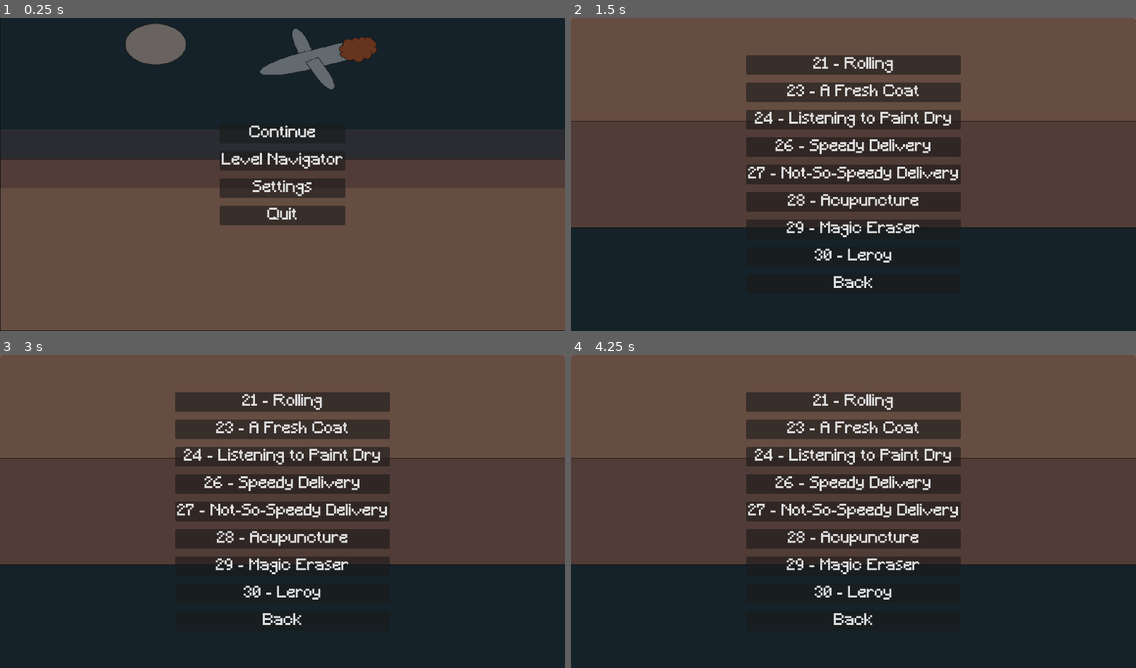
Above: before the commit, frames 1-4 (two rows, left to right).
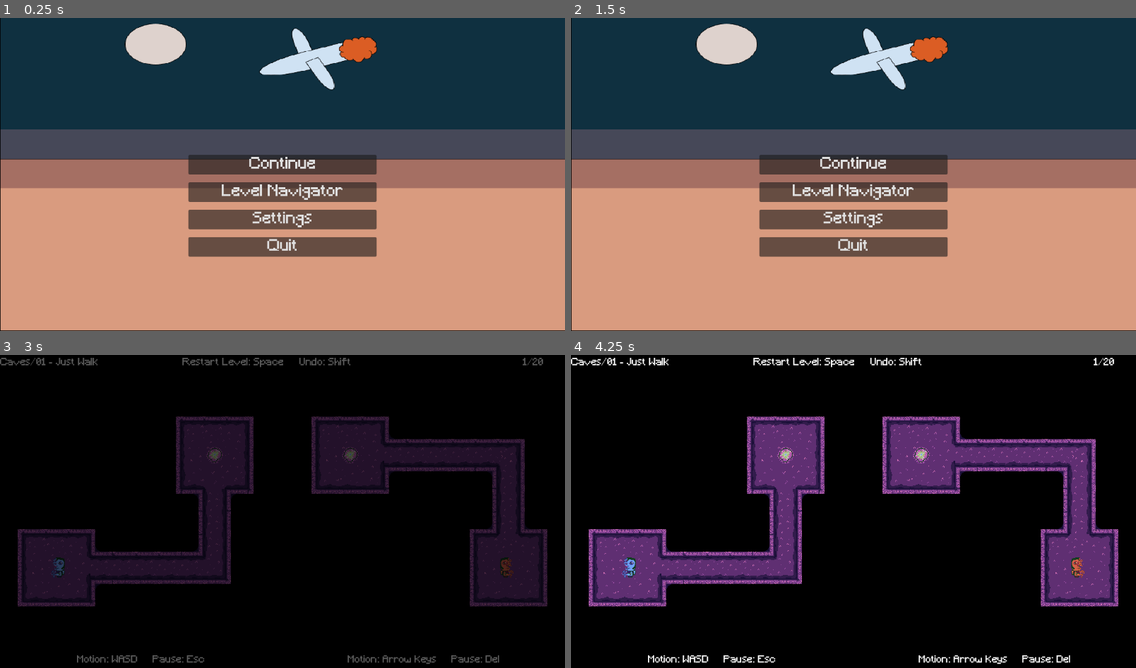
Above: after the commit, the same moments.

Repository: whitsettbe/kcol-f26-gamedevproj-cb
Game: Godot game, scene res://UI/scenes/main_menu.tscn
Two runs of this game, one before a commit and one after it. Both use one fixed random seed, a clock stepped at 60 frames per second and the inputs below.
Inputs (mouse positions are in pixels of both pictures, inside the frame that each line leads up to):
- Up to frame 1 (0.25 s): no input
- Up to frame 2 (1.5 s): click "Level Navigator" at 0.5 s; click "Settings" at 1.25 s
- Up to frame 3 (3 s): click (282, 470) at 2 s, where only the run before the commit has a clickable "Caves"; click (282, 498) at 2.75 s, where only the run before the commit has a clickable "Ruins"
- Up to frame 4 (4.25 s): click (853, 524) at 3.5 s, where only the run before the commit has a clickable "Bog"

The runs differ from the first frame. In frame 1, 62% of the frame differs, in the area x 0-100%, y 1-100%; in frame 2, 98%; in frame 3, 93%; in frame 4, 99%, in the area x 0-100%, y 0-100%.

Commit message:
Remove panel containers and add decent margins.

Diff:
--- a/TornAsunder/UI/scenes/audio.tscn
+++ b/TornAsunder/UI/scenes/audio.tscn
@@ -16,18 +16,17 @@
 texture = ExtResource("2_bwtr5")
 expand_mode = 1
 
-[node name="PanelContainer" type="PanelContainer" parent="." unique_id=824639251]
-offset_right = 1152.0
-offset_bottom = 640.0
-
-[node name="Button_manager" type="VBoxContainer" parent="PanelContainer" unique_id=1853731434]
-layout_mode = 2
+[node name="Button_manager" type="VBoxContainer" parent="." unique_id=1853731434]
+offset_left = 384.0
+offset_top = 128.0
+offset_right = 768.0
+offset_bottom = 512.0
 size_flags_horizontal = 4
 size_flags_vertical = 4
 theme_override_constants/separation = 16
 alignment = 1
 
-[node name="Master Volume" type="Label" parent="PanelContainer/Button_manager" unique_id=771175153]
+[node name="Master Volume" type="Label" parent="Button_manager" unique_id=771175153]
 layout_mode = 2
 theme_override_fonts/font = ExtResource("3_86jf4")
 theme_override_font_sizes/font_size = 32
@@ -35,11 +34,11 @@
 horizontal_alignment = 1
 vertical_alignment = 1
 
-[node name="Master Slider" parent="PanelContainer/Button_manager" unique_id=1100189886 instance=ExtResource("3_dsgt3")]
+[node name="Master Slider" parent="Button_manager" unique_id=1100189886 instance=ExtResource("3_dsgt3")]
 layout_mode = 2
 bus_name = "Master"
 
-[node name="Music Volume" type="Label" parent="PanelContainer/Button_manager" unique_id=1346411971]
+[node name="Music Volume" type="Label" parent="Button_manager" unique_id=1346411971]
 layout_mode = 2
 theme_override_fonts/font = ExtResource("3_86jf4")
 theme_override_font_sizes/font_size = 32
@@ -47,11 +46,11 @@
 horizontal_alignment = 1
 vertical_alignment = 1
 
-[node name="Music Slider" parent="PanelContainer/Button_manager" unique_id=348178138 instance=ExtResource("3_dsgt3")]
+[node name="Music Slider" parent="Button_manager" unique_id=348178138 instance=ExtResource("3_dsgt3")]
 layout_mode = 2
 bus_name = "Music"
 
-[node name="Sound Effect Volume" type="Label" parent="PanelContainer/Button_manager" unique_id=210345723]
+[node name="Sound Effect Volume" type="Label" parent="Button_manager" unique_id=210345723]
 layout_mode = 2
 theme_override_fonts/font = ExtResource("3_86jf4")
 theme_override_font_sizes/font_size = 32
@@ -59,14 +58,14 @@
 horizontal_alignment = 1
 vertical_alignment = 1
 
-[node name="Sound Effect Slider" parent="PanelContainer/Button_manager" unique_id=473648538 instance=ExtResource("3_dsgt3")]
+[node name="Sound Effect Slider" parent="Button_manager" unique_id=473648538 instance=ExtResource("3_dsgt3")]
 layout_mode = 2
 bus_name = "SFX"
 
-[node name="Back" type="Button" parent="PanelContainer/Button_manager" unique_id=475274310]
+[node name="Back" type="Button" parent="Button_manager" unique_id=475274310]
 layout_mode = 2
 theme_override_fonts/font = ExtResource("3_86jf4")
 theme_override_font_sizes/font_size = 32
 text = "Back"
 
-[connection signal="pressed" from="PanelContainer/Button_manager/Back" to="." method="_on_back_pressed"]
+[connection signal="pressed" from="Button_manager/Back" to="." method="_on_back_pressed"]
--- a/TornAsunder/UI/scenes/bog_navigator.tscn
+++ b/TornAsunder/UI/scenes/bog_navigator.tscn
@@ -16,22 +16,21 @@
 texture = ExtResource("1_dyvns")
 expand_mode = 1
 
-[node name="PanelContainer" type="PanelContainer" parent="." unique_id=923284997]
-offset_right = 1152.0
-offset_bottom = 640.0
-
-[node name="PlaygroundVbox" type="VBoxContainer" parent="PanelContainer" unique_id=57988917]
-layout_mode = 2
+[node name="PlaygroundVbox" type="VBoxContainer" parent="." unique_id=57988917]
+offset_left = 320.0
+offset_top = 64.0
+offset_right = 832.0
+offset_bottom = 576.0
 size_flags_horizontal = 4
 size_flags_vertical = 4
 theme_override_constants/separation = 16
 alignment = 1
 script = ExtResource("2_wdre1")
 
-[node name="Back" type="Button" parent="PanelContainer/PlaygroundVbox" unique_id=699390808]
+[node name="Back" type="Button" parent="PlaygroundVbox" unique_id=699390808]
 layout_mode = 2
 theme_override_fonts/font = ExtResource("4_cpt5u")
 theme_override_font_sizes/font_size = 32
 text = "Back"
 
-[connection signal="pressed" from="PanelContainer/PlaygroundVbox/Back" to="." method="_on_back_pressed"]
+[connection signal="pressed" from="PlaygroundVbox/Back" to="." method="_on_back_pressed"]
--- a/TornAsunder/UI/scenes/caves_navigator.tscn
+++ b/TornAsunder/UI/scenes/caves_navigator.tscn
@@ -16,22 +16,21 @@
 texture = ExtResource("2_uobnm")
 expand_mode = 1
 
-[node name="PanelContainer" type="PanelContainer" parent="." unique_id=335295732]
-offset_right = 1152.0
-offset_bottom = 640.0
-
-[node name="CavesVbox" type="VBoxContainer" parent="PanelContainer" unique_id=1266873305]
-layout_mode = 2
+[node name="CavesVbox" type="VBoxContainer" parent="." unique_id=1266873305]
+offset_left = 320.0
+offset_top = 64.0
+offset_right = 832.0
+offset_bottom = 576.0
 size_flags_horizontal = 4
 size_flags_vertical = 4
 theme_override_constants/separation = 16
 alignment = 1
 script = ExtResource("2_va5dg")
 
-[node name="Back" type="Button" parent="PanelContainer/CavesVbox" unique_id=731831224]
+[node name="Back" type="Button" parent="CavesVbox" unique_id=731831224]
 layout_mode = 2
 theme_override_fonts/font = ExtResource("4_ai74d")
 theme_override_font_sizes/font_size = 32
 text = "Back"
 
-[connection signal="pressed" from="PanelContainer/CavesVbox/Back" to="." method="_on_back_pressed"]
+[connection signal="pressed" from="CavesVbox/Back" to="." method="_on_back_pressed"]
--- a/TornAsunder/UI/scenes/layer_navigator.tscn
+++ b/TornAsunder/UI/scenes/layer_navigator.tscn
@@ -19,45 +19,42 @@
 texture = ExtResource("2_8dti4")
 expand_mode = 1
 
-[node name="PanelContainer" type="PanelContainer" parent="." unique_id=1417490593]
-offset_left = -8.0
-offset_top = -8.0
-offset_right = 1160.0
-offset_bottom = 648.0
-
-[node name="Button_manager" type="VBoxContainer" parent="PanelContainer" unique_id=1393864001]
-layout_mode = 2
+[node name="Button_manager" type="VBoxContainer" parent="." unique_id=1393864001]
+offset_left = 448.0
+offset_top = 192.0
+offset_right = 704.0
+offset_bottom = 448.0
 size_flags_horizontal = 4
 size_flags_vertical = 4
 theme_override_constants/separation = 16
 alignment = 1
 
-[node name="Playgrounds" type="Button" parent="PanelContainer/Button_manager" unique_id=222210046]
+[node name="Playgrounds" type="Button" parent="Button_manager" unique_id=222210046]
 visible = false
 layout_mode = 2
 theme_override_fonts/font = ExtResource("3_55ivg")
 theme_override_font_sizes/font_size = 32
 text = "Playgrounds"
 
-[node name="Caves" type="Button" parent="PanelContainer/Button_manager" unique_id=1789523028]
+[node name="Caves" type="Button" parent="Button_manager" unique_id=1789523028]
 layout_mode = 2
 theme_override_fonts/font = ExtResource("3_55ivg")
 theme_override_font_sizes/font_size = 32
 text = "Caves"
 
-[node name="Ruins" type="Button" parent="PanelContainer/Button_manager" unique_id=279887556]
+[node name="Ruins" type="Button" parent="Button_manager" unique_id=279887556]
 layout_mode = 2
 theme_override_fonts/font = ExtResource("3_55ivg")
 theme_override_font_sizes/font_size = 32
 text = "Ruins"
 
-[node name="Bog" type="Button" parent="PanelContainer/Button_manager" unique_id=891304519]
+[node name="Bog" type="Button" parent="Button_manager" unique_id=891304519]
 layout_mode = 2
 theme_override_fonts/font = ExtResource("3_55ivg")
 theme_override_font_sizes/font_size = 32
 text = "Bog"
 
-[node name="Back" type="Button" parent="PanelContainer/Button_manager" unique_id=1458775140]
+[node name="Back" type="Button" parent="Button_manager" unique_id=1458775140]
 layout_mode = 2
 theme_override_fonts/font = ExtResource("3_55ivg")
 theme_override_font_sizes/font_size = 32
@@ -75,8 +72,8 @@
 [node name="Bog Navigator" parent="." unique_id=1562576995 instance=ExtResource("6_55ivg")]
 visible = false
 
-[connection signal="pressed" from="PanelContainer/Button_manager/Playgrounds" to="playground_navigator" method="open"]
-[connection signal="pressed" from="PanelContainer/Button_manager/Caves" to="Caves Navigator" method="open"]
-[connection signal="pressed" from="PanelContainer/Button_manager/Ruins" to="Ruins Navigator" method="open"]
-[connection signal="pressed" from="PanelContainer/Button_manager/Bog" to="Bog Navigator" method="open"]
-[connection signal="pressed" from="PanelContainer/Button_manager/Back" to="." method="_on_back_pressed"]
+[connection signal="pressed" from="Button_manager/Playgrounds" to="playground_navigator" method="open"]
+[connection signal="pressed" from="Button_manager/Caves" to="Caves Navigator" method="open"]
+[connection signal="pressed" from="Button_manager/Ruins" to="Ruins Navigator" method="open"]
+[connection signal="pressed" from="Button_manager/Bog" to="Bog Navigator" method="open"]
+[connection signal="pressed" from="Button_manager/Back" to="." method="_on_back_pressed"]
--- a/TornAsunder/UI/scenes/main_menu.tscn
+++ b/TornAsunder/UI/scenes/main_menu.tscn
@@ -29,37 +29,37 @@
 texture = ExtResource("2_eslsf")
 expand_mode = 1
 
-[node name="PanelContainer" type="PanelContainer" parent="." unique_id=1725492098]
-offset_right = 1152.0
-offset_bottom = 640.0
-
-[node name="Button_manager" type="VBoxContainer" parent="PanelContainer" unique_id=1862597158]
-layout_mode = 2
+[node name="Button_manager" type="VBoxContainer" parent="TextureRect" unique_id=1862597158]
+layout_mode = 0
+offset_left = 384.0
+offset_top = 256.0
+offset_right = 768.0
+offset_bottom = 512.0
 size_flags_horizontal = 4
 size_flags_vertical = 4
 theme_override_constants/separation = 16
 alignment = 1
 script = SubResource("GDScript_bqqt6")
 
-[node name="Continue" type="Button" parent="PanelContainer/Button_manager" unique_id=1111363939]
+[node name="Continue" type="Button" parent="TextureRect/Button_manager" unique_id=1111363939]
 layout_mode = 2
 theme_override_fonts/font = ExtResource("3_6qo3m")
 theme_override_font_sizes/font_size = 32
 text = "Continue"
 
-[node name="Level Navigator" type="Button" parent="PanelContainer/Button_manager" unique_id=1700296141]
+[node name="Level Navigator" type="Button" parent="TextureRect/Button_manager" unique_id=1700296141]
 layout_mode = 2
 theme_override_fonts/font = ExtResource("3_6qo3m")
 theme_override_font_sizes/font_size = 32
 text = "Level Navigator"
 
-[node name="Settings" type="Button" parent="PanelContainer/Button_manager" unique_id=253402286]
+[node name="Settings" type="Button" parent="TextureRect/Button_manager" unique_id=253402286]
 layout_mode = 2
 theme_override_fonts/font = ExtResource("3_6qo3m")
 theme_override_font_sizes/font_size = 32
 text = "Settings"
 
-[node name="Quit" type="Button" parent="PanelContainer/Button_manager" unique_id=2016063207]
+[node name="Quit" type="Button" parent="TextureRect/Button_manager" unique_id=2016063207]
 layout_mode = 2
 theme_override_fonts/font = ExtResource("3_6qo3m")
 theme_override_font_sizes/font_size = 32
@@ -71,7 +71,7 @@
 [node name="Settings" parent="." unique_id=1706435238 instance=ExtResource("3_bqqt6")]
 visible = false
 
-[connection signal="pressed" from="PanelContainer/Button_manager/Continue" to="." method="_on_continue_pressed"]
-[connection signal="pressed" from="PanelContainer/Button_manager/Level Navigator" to="Layer Navigator" method="open"]
-[connection signal="pressed" from="PanelContainer/Button_manager/Settings" to="Settings" method="open"]
-[connection signal="pressed" from="PanelContainer/Button_manager/Quit" to="." method="_on_quit_pressed"]
+[connection signal="pressed" from="TextureRect/Button_manager/Continue" to="." method="_on_continue_pressed"]
+[connection signal="pressed" from="TextureRect/Button_manager/Level Navigator" to="Layer Navigator" method="open"]
+[connection signal="pressed" from="TextureRect/Button_manager/Settings" to="Settings" method="open"]
+[connection signal="pressed" from="TextureRect/Button_manager/Quit" to="." method="_on_quit_pressed"]
--- a/TornAsunder/UI/scenes/ruins_navigator.tscn
+++ b/TornAsunder/UI/scenes/ruins_navigator.tscn
@@ -16,22 +16,21 @@
 texture = ExtResource("2_5h517")
 expand_mode = 1
 
-[node name="PanelContainer" type="PanelContainer" parent="." unique_id=1595294376]
-offset_right = 1152.0
-offset_bottom = 640.0
-
-[node name="PlaygroundVbox" type="VBoxContainer" parent="PanelContainer" unique_id=1719549633]
-layout_mode = 2
+[node name="PlaygroundVbox" type="VBoxContainer" parent="." unique_id=1719549633]
+offset_left = 320.0
+offset_top = 64.0
+offset_right = 832.0
+offset_bottom = 576.0
 size_flags_horizontal = 4
 size_flags_vertical = 4
 theme_override_constants/separation = 16
 alignment = 1
 script = ExtResource("3_uumw1")
 
-[node name="Back" type="Button" parent="PanelContainer/PlaygroundVbox" unique_id=1409495963]
+[node name="Back" type="Button" parent="PlaygroundVbox" unique_id=1409495963]
 layout_mode = 2
 theme_override_fonts/font = ExtResource("4_e5s1r")
 theme_override_font_sizes/font_size = 32
 text = "Back"
 
-[connection signal="pressed" from="PanelContainer/PlaygroundVbox/Back" to="." method="_on_back_pressed"]
+[connection signal="pressed" from="PlaygroundVbox/Back" to="." method="_on_back_pressed"]
--- a/TornAsunder/UI/scenes/settings.tscn
+++ b/TornAsunder/UI/scenes/settings.tscn
@@ -16,24 +16,23 @@
 texture = ExtResource("3_6wm04")
 expand_mode = 1
 
-[node name="PanelContainer" type="PanelContainer" parent="." unique_id=538472348]
-offset_right = 1152.0
-offset_bottom = 640.0
-
-[node name="Button_manager" type="VBoxContainer" parent="PanelContainer" unique_id=2146537553]
-layout_mode = 2
+[node name="Button_manager" type="VBoxContainer" parent="." unique_id=2146537553]
+offset_left = 512.0
+offset_top = 256.0
+offset_right = 640.0
+offset_bottom = 384.0
 size_flags_horizontal = 4
 size_flags_vertical = 4
 theme_override_constants/separation = 16
 alignment = 1
 
-[node name="Audio" type="Button" parent="PanelContainer/Button_manager" unique_id=142189831]
+[node name="Audio" type="Button" parent="Button_manager" unique_id=142189831]
 layout_mode = 2
 theme_override_fonts/font = ExtResource("3_qt4fy")
 theme_override_font_sizes/font_size = 32
 text = "Audio"
 
-[node name="Back" type="Button" parent="PanelContainer/Button_manager" unique_id=1359650625]
+[node name="Back" type="Button" parent="Button_manager" unique_id=1359650625]
 layout_mode = 2
 theme_override_fonts/font = ExtResource("3_qt4fy")
 theme_override_font_sizes/font_size = 32
@@ -42,5 +41,5 @@
 [node name="Audio" parent="." unique_id=2082160121 instance=ExtResource("2_r6d6q")]
 visible = false
 
-[connection signal="pressed" from="PanelContainer/Button_manager/Audio" to="Audio" method="open"]
-[connection signal="pressed" from="PanelContainer/Button_manager/Back" to="." method="_on_back_pressed"]
+[connection signal="pressed" from="Button_manager/Audio" to="Audio" method="open"]
+[connection signal="pressed" from="Button_manager/Back" to="." method="_on_back_pressed"]
